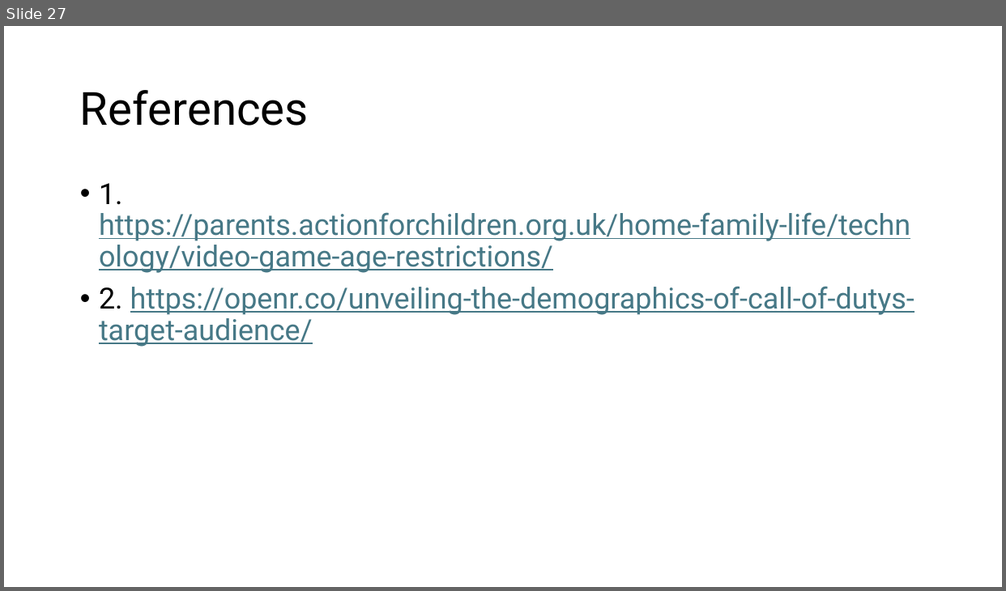
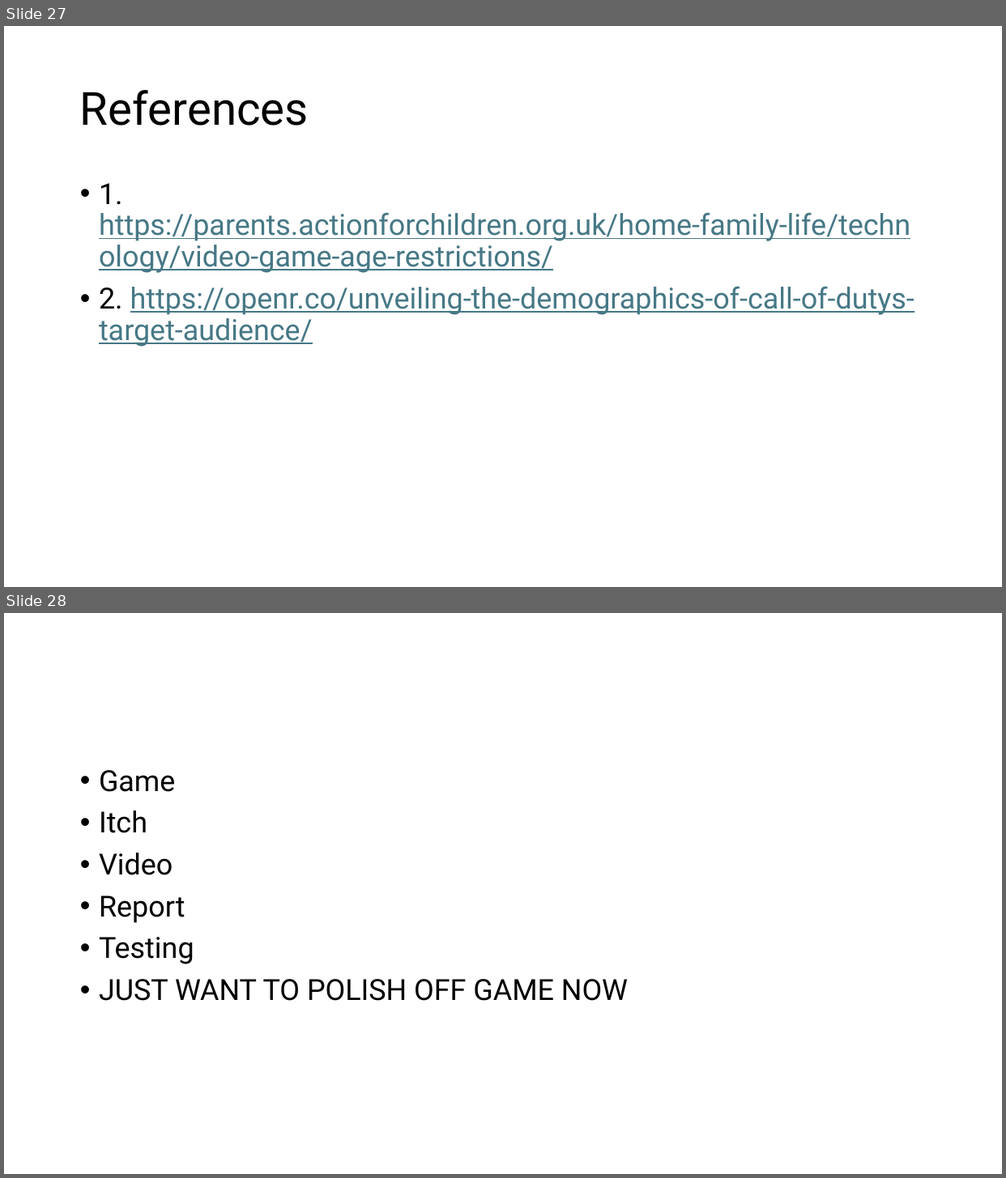
Before and after one commit to Mdot5596/Timeline-Takedown, a slide deck: Documentation/Report/Documentationofstuff.pptx. Shown one above the other, each under a label of ours: slide 27 before the commit, slides 27 and 28 after it. The pictures are 1006x591 and 1006x1178 pixels, drawn with LibreOffice and Linux fonts; fonts in the diff are those of the drawing. Boxes give left, top, right and bottom in pixels: in the first picture for what was removed or moved away, otherwise in the second. Text is boxed around its words. In the diff, an @@ line names an element or a change of style, - is before the commit and + after.

```diff
--- a/Documentation/Report/Documentationofstuff.pptx
+++ b/Documentation/Report/Documentationofstuff.pptx
@@ slide 28 added at (4, 613, 1002, 1174), background #FFFFFF @@
@@ text added at (99, 770, 628, 1001), 28 pt, text #000000 @@
+• Game
+• Itch
+• Video
+• Report
+• Testing
+• JUST WANT TO POLISH OFF GAME NOW
```
Also in this commit, not shown: 9 other files.
